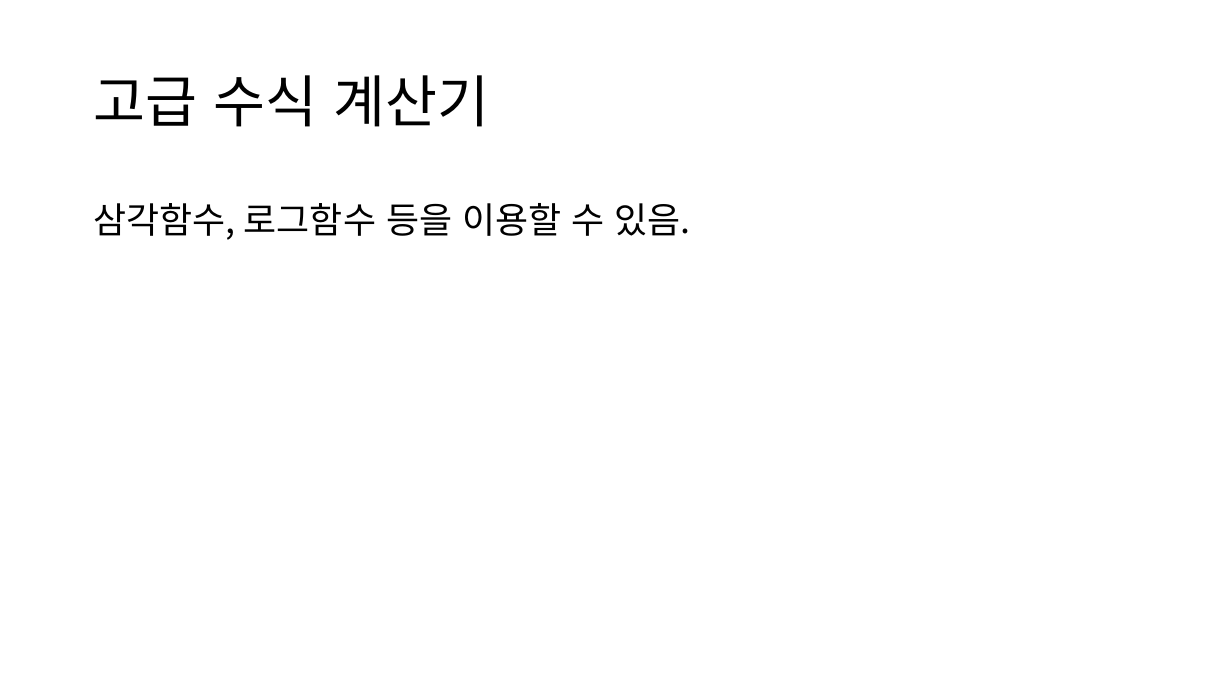
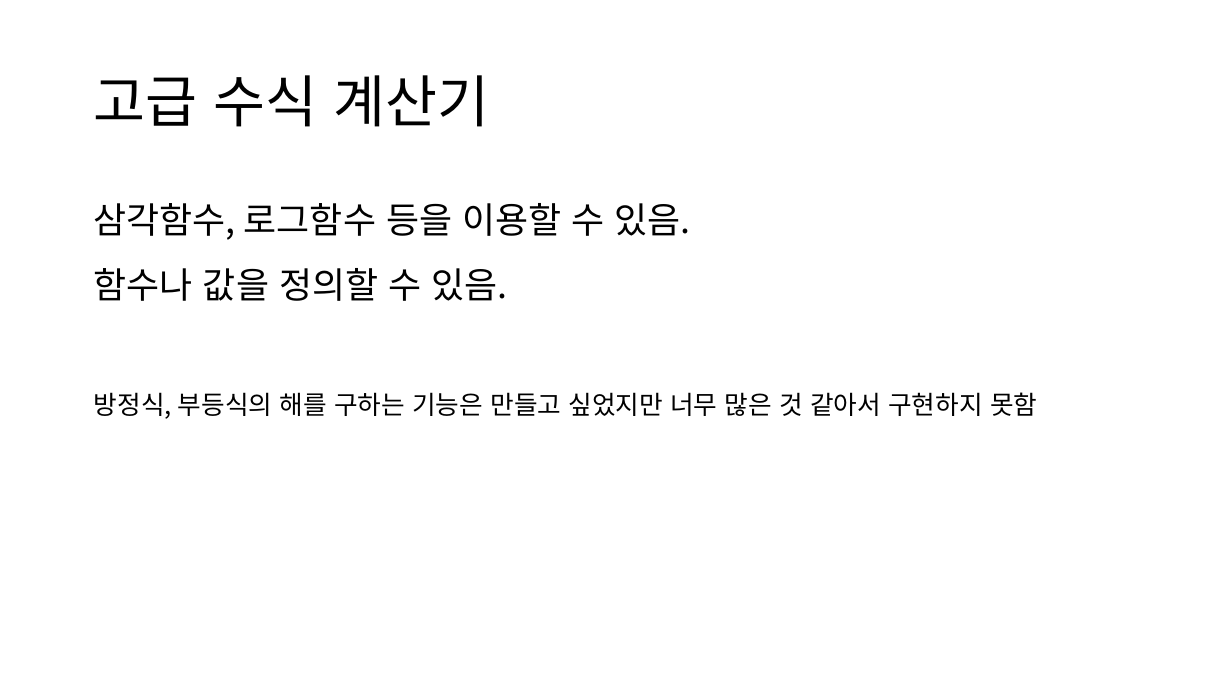
Before and after one commit to lhwdev/programming-lesson, a slide deck: slide 2 of comedu/application-dev/project/고급 수식 계산기.pptx. Drawn at 1232x693 pixels with LibreOffice and Linux fonts; fonts in the diff are those of the drawing. Boxes give left, top, right and bottom in pixels: in the first picture for what was removed or moved away, otherwise in the second. Text is boxed around its words. In the diff, an @@ line names an element or a change of style, - is before the commit and + after.

```diff
--- a/comedu/application-dev/project/고급 수식 계산기.pptx
+++ b/comedu/application-dev/project/고급 수식 계산기.pptx
@@ text at [94, 268, 1037, 419]: paragraphs added @@
+함수나 값을 정의할 수 있음.
+방정식, 부등식의 해를 구하는 기능은 만들고 싶었지만 너무 많은 것 같아서 구현하지 못함
```
Also in this commit, not shown: 8 slides added, 3 other files.
